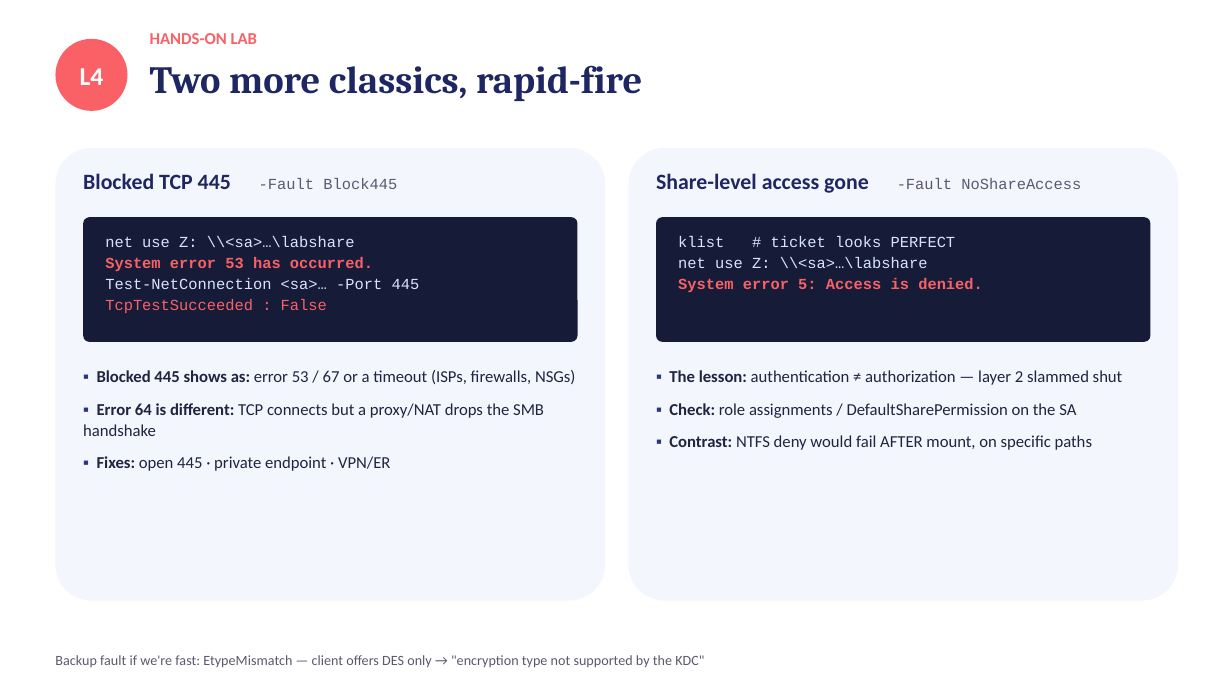
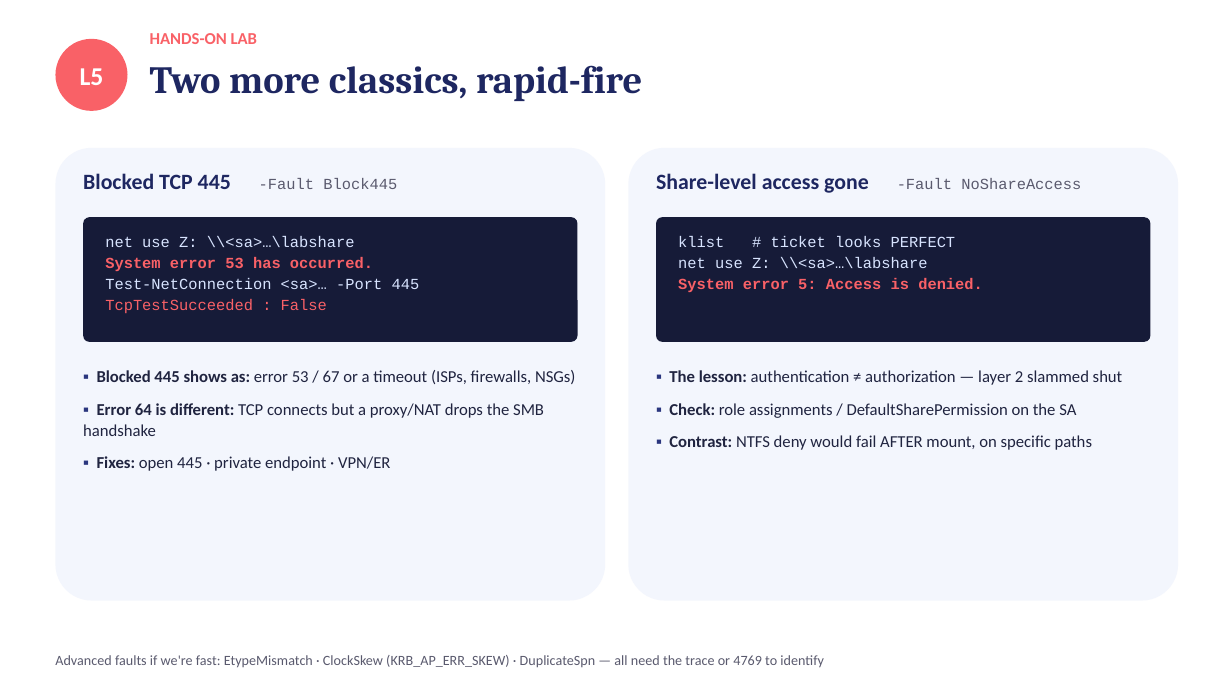
Before and after one commit to kmin1223/azfiles-lab, a slide deck: slide 22 of session1-adds-deck.pptx (slide 19 before the commit). Drawn at 1232x693 pixels with LibreOffice and Linux fonts; fonts in the diff are those of the drawing. Boxes give left, top, right and bottom in pixels: in the first picture for what was removed or moved away, otherwise in the second. Text is boxed around its words. In the diff, an @@ line names an element or a change of style, - is before the commit and + after.

```diff
--- a/session1-adds-deck.pptx
+++ b/session1-adds-deck.pptx
@@ text in ellipse at [80,68,104,85]: text changed @@
-L4
+L5
@@ text at [55,655,824,668]: text changed @@
-Backup fault if we're fast: EtypeMismatch — client offers DES only → "encryption type not supported by the KDC"
+Advanced faults if we're fast: EtypeMismatch · ClockSkew (KRB_AP_ERR_SKEW) · DuplicateSpn — all need the trace or 4769 to identify
```
Also in this commit, not shown: 8 other slides changed, 6 slides added, 3 slides removed, 16 other files.
